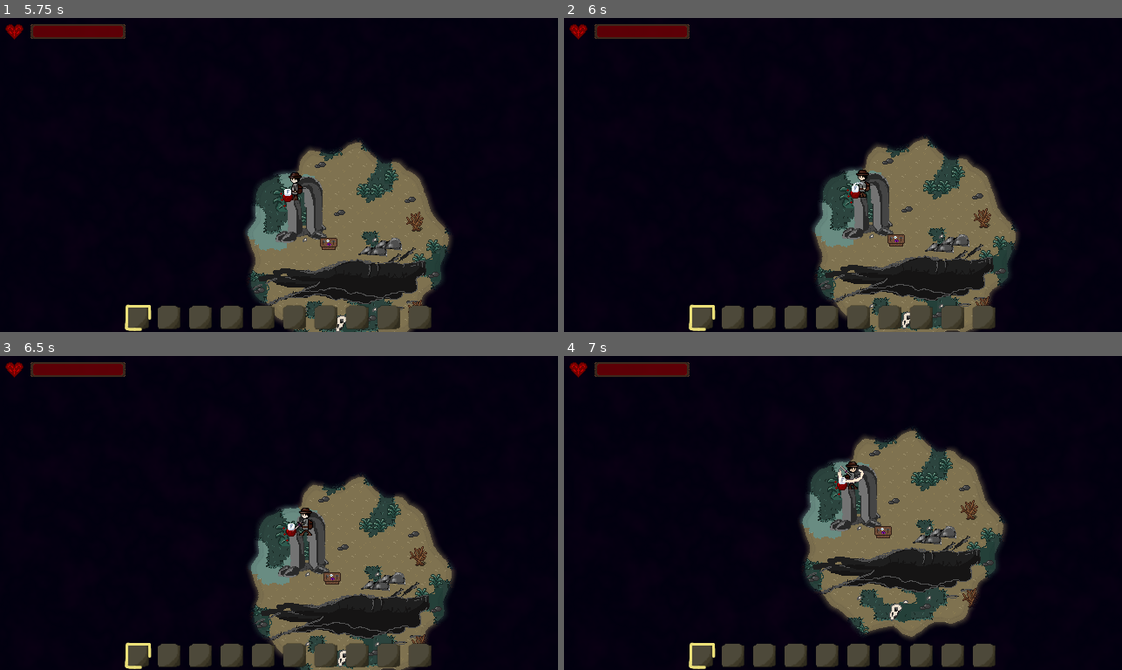
Above: before the commit, frames 1-4 (two rows, left to right).
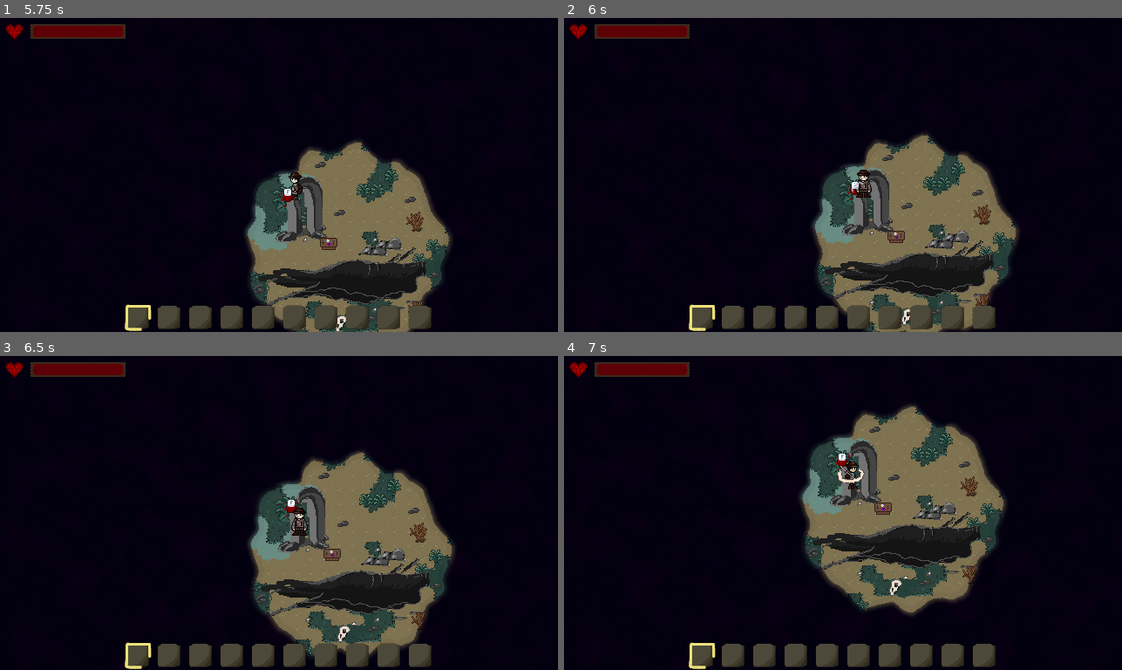
Above: after the commit, the same moments.

Repository: TimoRoggel/EverDark
Game: Godot game, scene res://UI/Main menu/main_menu.tscn
Two runs of this game, one before a commit and one after it. Both use one fixed random seed, a clock stepped at 60 frames per second and the inputs below. The engine's default icon, where the game draws it, is replaced by a stand-in: a white triangle on a blue panel in a dark square. Sound files missing from this copy of the repository are replaced by a short silence.
Inputs (mouse positions are in pixels of both pictures, inside the frame that each line leads up to):
- Up to frame 1 (5.75 s): click "Start a new game" at 0.5 s; click "Start a new game" at 1.25 s; click "OK" at 2 s; tap Enter at 2.75 s; move the mouse to (251, 237) at 2.77 s; hold W (up) 2.78-3.5 s; tap R (eat) at 2.85, 4.55 s; click (251, 237) at 2.92 s; drag from (446, 222) to (290, 225) at 3.52 s; move the mouse to (111, 127) at 4.27 s; hold A (left) 4.28-5 s; hold Right mouse button (block) 4.28-5 s; click (111, 127) at 4.42 s; drag from (306, 175) to (167, 27) at 5.02 s
- Up to frame 2 (6 s): move the mouse to (759, 96) at 5.77 s; hold S (down) from 5.78 s (still down); hold Q (drop_item) from 5.78 s (still down); click (759, 96) at 5.92 s
- Up to frame 3 (6.5 s): keep holding S (down); keep holding Q (drop_item); tap R (eat) at 6.05 s
- Up to frame 4 (7 s): release S (down) at 6.5 s; release Q (drop_item) at 6.5 s; drag from (965, 497) to (809, 626) at 6.52 s

Frame 1 is identical in both runs. In frame 2, 5.0% of the frame differs, in the area x 44-82%, y 36-100%; in frame 3, 14%; in frame 4, 15%, in the area x 42-80%, y 15-91%.

Commit message:
adjustable lumin & removed tile dependancy

Diff:
--- a/project.godot
+++ b/project.godot
@@ -11,6 +11,7 @@
 [application]
 
 config/name="Everdark"
+config/version="Playtest 1"
 run/main_scene="uid://c5x7ph6tqdf08"
 config/features=PackedStringArray("4.5", "Forward Plus")
 config/icon="uid://dohxaqpdlgg4q"
--- a/scripts/components/everdark_compute_component.gd
+++ b/scripts/components/everdark_compute_component.gd
@@ -8,6 +8,8 @@
 func _enter() -> void:
 	everdark_material = load("uid://dpfoqgjxxik6t")
 	camera = controller.get_component(CameraComponent).camera
+	everdark_material.set_shader_parameter("lumin_circle_start", Generator.LUMIN_SIZE)
+	everdark_material.set_shader_parameter("lumin_circle_end", Generator.LUMIN_SIZE + 16.0)
 	updates_in_physics = false
 
 func _update(_delta: float) -> void:
--- a/scripts/components/everdark_damage_component.gd
+++ b/scripts/components/everdark_damage_component.gd
@@ -20,26 +20,38 @@
 signal everdark_entered(yes: bool)
 signal virusbar_setup(min)
 
-var curr_tile: TileData
 var virus_timer: Timer = null
 var elapsed_time := 0.0
 var damage_player: RandomAudioStreamPlayer2D = null
+var distance_to_lumin: float = 0.0
 
 func _enter() -> void:
 	damage_player = GameManager.create_audio_player(&"SFX", damage_sounds, self)
 
 func _update(_delta: float) -> void:
 	if Generator.layer and controller.death:
-		if curr_tile != controller.get_tile() and !controller.death.is_dead:
-			if controller.get_tile()==null:
-				everdark_entered.emit(true)
-				virus_timer.start()
-			if controller.get_tile() and elapsed_time >= total_time:
-				virus_timer.start()
-			curr_tile = controller.get_tile()
+		if controller.death.is_dead:
+			return
+		distance_to_lumin = get_closest_lumin_distance()
+		var in_everdark: bool = distance_to_lumin > Generator.LUMIN_SIZE
+		if in_everdark && virus_timer.is_stopped():
+			everdark_entered.emit(true)
+			virus_timer.start()
+		if in_everdark && elapsed_time >= total_time:
+			virus_timer.start()
 
 func _exit() -> void:
 	pass
+
+func get_closest_lumin_distance() -> float:
+	var positions: Array = []
+	positions.append_array(Generator.lumin_positions)
+	positions.sort_custom(func(a: Vector2, b: Vector2) -> bool:
+		return a.distance_squared_to(controller.global_position) < b.distance_squared_to(controller.global_position)
+	)
+	if positions.size() <= 0.0:
+		return 9999.9
+	return controller.global_position.distance_to(positions[0])
 
 func create_virus_timer() -> void:
 	virusbar_setup.emit(total_time)
@@ -54,7 +66,8 @@
 
 func on_virus_timer_timeout() -> void:
 	# increasing or decreasing virusbar based on players postition
-	if curr_tile == null:
+	var in_everdark: bool = distance_to_lumin > Generator.LUMIN_SIZE
+	if in_everdark:
 		elapsed_time += virus_timer.wait_time
 	else:
 		elapsed_time -= virus_timer.wait_time
@@ -66,8 +79,8 @@
 		virus_timer.stop()
 		if controller.health:
 			var just_hurt = false
-			while (curr_tile == null and !controller.death.is_dead): # blijft wws doorgaan na dood gaan
-				if not just_hurt:
+			while (distance_to_lumin > Generator.LUMIN_SIZE && !controller.death.is_dead): # blijft wws doorgaan na dood gaan
+				if !just_hurt:
 					if damage_player:
 						damage_player.play_randomized()
 					controller.health.apply_environmental_damage(self)
--- a/scripts/components/lumin_placement_component.gd
+++ b/scripts/components/lumin_placement_component.gd
@@ -29,7 +29,7 @@
 			return
 	place_player.global_position = at
 	place_player.play_randomized()
-	Generator.generate(at * Generator.SIZE)
+	#Generator.generate(at * Generator.SIZE)
 	Generator.lumin_positions.append(at)
 	current_lumin_positions.append(at)
 	inventory.remove(0)
--- a/scripts/globals/generator.gd
+++ b/scripts/globals/generator.gd
@@ -1,4 +1,6 @@
 extends Node
+
+const LUMIN_SIZE: float = 132.0
 
 const BASE_FREQUENCY: float = 0.05
 const SIZE: int = 7
@@ -29,9 +31,11 @@
 signal layer_assigned
 
 func _ready() -> void:
-	initialize_maps()
+	#initialize_maps()
+	pass
 
 func _physics_process(_delta: float) -> void:
+	return
 	if GameManager.main_camera_component == null:
 		return
 	if layer == null:
@@ -56,6 +60,7 @@
 	#Debug.add_value("Biome", get_biome(player_pos.x, player_pos.y).id)
 
 func generate(at: Vector2, amount: int = 1) -> void:
+	return
 	await layer.generate_around(layer.local_to_map(at) / SIZE, amount)
 
 func get_tile(x: float, y: float) -> BiomeTile:
Not shown, changed: export_presets.cfg
Not shown: 1 places in scenes/levels/world.tscn that only renumber resources
